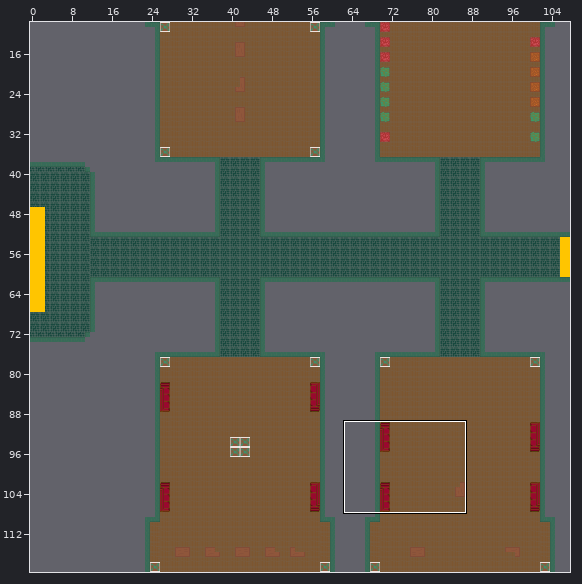
Tiled map (JSON): public/assets/tilemaps/mercado.json. Above, an overview of the earlier version with the close-up marked.
Close-up. Before the edit:
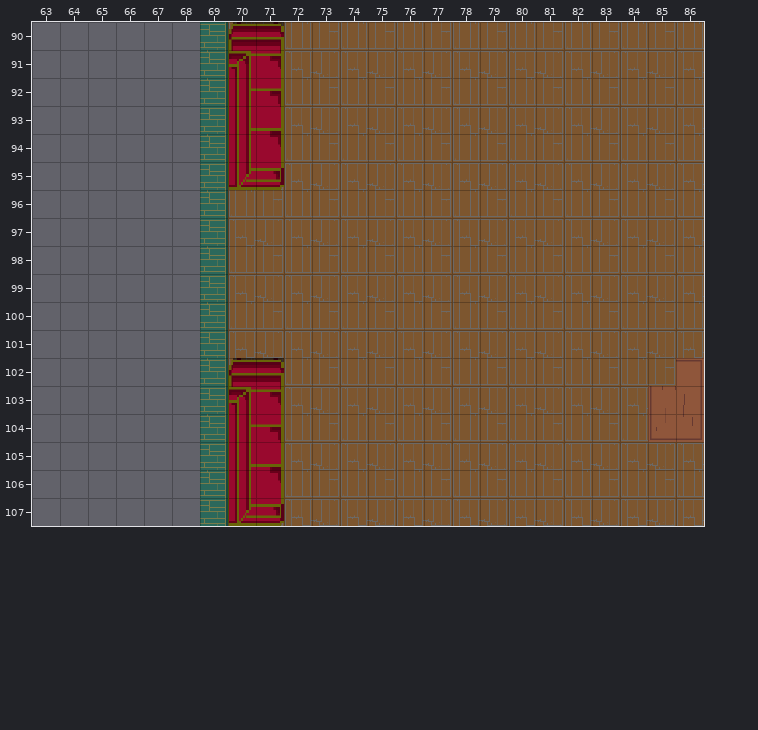
Cells are 32x32 px. Shown: x 63..86, y 90..107. The commit also changed other parts of the map, which this record leaves out. Tiles whose own drawing changed are shown in their newer look in all pictures.
And afterwards:
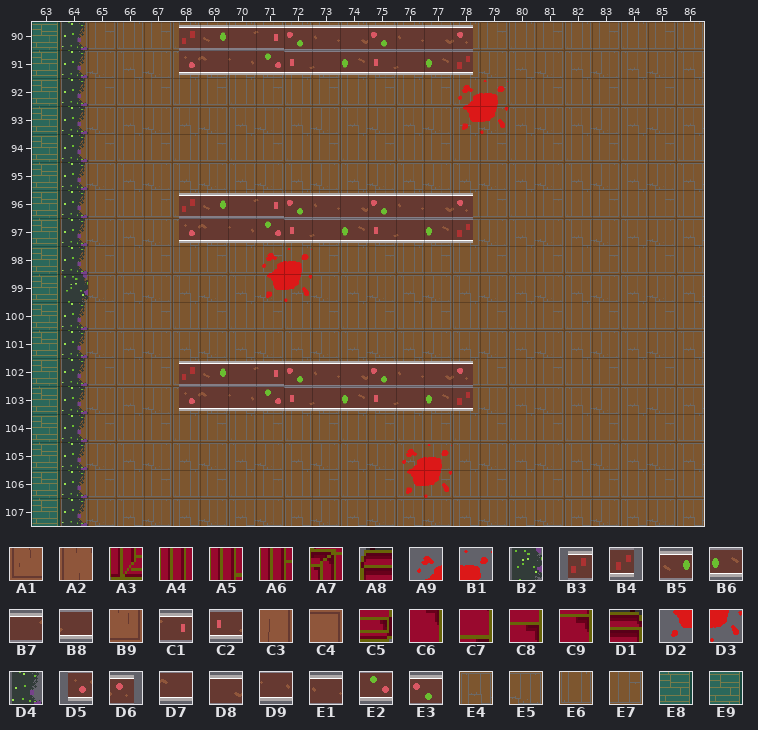
Key: from "deco": A1 6 turned 270, A2 7 turned 270, A3 9 turned 270, A4 10 turned 270, A5 11 turned 270, A6 12 turned 270, A7 13 turned 270, A8 14 turned 270, A9 24, B1 25, B2 30, B3 52, B4 52 turned 180, B5 53, B6 53 turned 180, B7 54, B8 54 turned 180, B9 54 turned 270, C1 55, C2 55 turned 180, C3 55 turned 270, C4 56 turned 270, C5 57 turned 270, C6 58 turned 270, C7 59 turned 270, C8 60 turned 270, C9 61 turned 270, D1 62 turned 270, D2 102, D3 103, D4 108, D5 130, D6 130 turned 180, D7 131, D8 131 turned 180, D9 132, E1 132 turned 180, E2 133, E3 133 turned 180; from "floor": E4 8, E5 9, E6 20, E7 21; from "wall": E8 7, E9 11.
__ is an empty cell.
Tiles replaced or removed in this view: A1, A2, A3, A4, A5, A6, A7, A8, B9, C3, C4, C5, C6, C7, C8, C9, D1, E8, E9.
Difference:
Changed rows in their new state; .. is an unchanged cell.
Layer "floor":
first column x 64:
 90 E6 E7 E6 E7 E6 E7
 91 E4 E5 E4 E5 E4 E5
 92 E6 E7 E6 E7 E6 E7
 93 E4 E5 E4 E5 E4 E5
 94 E6 E7 E6 E7 E6 E7
 95 E4 E5 E4 E5 E4 E5
 96 E6 E7 E6 E7 E6 E7
 97 E4 E5 E4 E5 E4 E5
 98 E6 E7 E6 E7 E6 E7
 99 E4 E5 E4 E5 E4 E5
100 E6 E7 E6 E7 E6 E7
101 E4 E5 E4 E5 E4 E5
102 E6 E7 E6 E7 E6 E7
103 E4 E5 E4 E5 E4 E5
104 E6 E7 E6 E7 E6 E7
105 E4 E5 E4 E5 E4 E5
106 E6 E7 E6 E7 E6 E7
107 E4 E5 E4 E5 E4 E5
Layer "deco":
first column x 64:
 90 D4 .. .. .. B3 B5 B7 C1 E3 E1 D8 E3 E1 D8 D6 .. .. .. .. .. .. .. ..
 91 D4 .. .. .. D5 D7 D9 E2 C2 B8 B6 C2 B8 B6 B4 .. .. .. .. .. .. .. ..
 92 D4 .. .. .. .. .. __ __ .. .. .. .. .. .. A9 B1 .. .. .. .. .. .. ..
 93 D4 .. .. .. .. .. __ __ .. .. .. .. .. .. D2 D3 .. .. .. .. .. .. ..
 94 D4 .. .. .. .. .. __ __ .. .. .. .. .. .. .. .. .. .. .. .. .. .. ..
 95 D4 .. .. .. .. .. __ __ .. .. .. .. .. .. .. .. .. .. .. .. .. .. ..
 96 D4 .. .. .. B3 B5 B7 C1 E3 E1 D8 E3 E1 D8 D6 .. .. .. .. .. .. .. ..
 97 D4 .. .. .. D5 D7 D9 E2 C2 B8 B6 C2 B8 B6 B4 .. .. .. .. .. .. .. ..
 98 D4 .. .. .. .. .. .. A9 B1 .. .. .. .. .. .. .. .. .. .. .. .. .. ..
 99 B2 .. .. .. .. .. .. D2 D3 .. .. .. .. .. .. .. .. .. .. .. .. .. ..
100 D4 .. .. .. .. .. .. .. .. .. .. .. .. .. .. .. .. .. .. .. .. .. ..
101 D4 .. .. .. .. .. .. .. .. .. .. .. .. .. .. .. .. .. .. .. .. .. ..
102 D4 .. .. .. B3 B5 B7 C1 E3 E1 D8 E3 E1 D8 D6 .. .. .. .. .. .. .. __
103 D4 .. .. .. D5 D7 D9 E2 C2 B8 B6 C2 B8 B6 B4 .. .. .. .. .. .. __ __
104 D4 .. .. .. .. .. __ __ .. .. .. .. .. .. .. .. .. .. .. .. .. __ __
105 D4 .. .. .. .. .. __ __ .. .. .. .. A9 B1 .. .. .. .. .. .. .. .. ..
106 D4 .. .. .. .. .. __ __ .. .. .. .. D2 D3 .. .. .. .. .. .. .. .. ..
107 D4 .. .. .. .. .. __ __ .. .. .. .. .. .. .. .. .. .. .. .. .. .. ..
Layer "wall":
first column x 63:
 90 E9 .. .. .. .. .. __
 91 E8 .. .. .. .. .. __
 92 E9 .. .. .. .. .. __
 93 E8 .. .. .. .. .. __
 94 E9 .. .. .. .. .. __
 95 E8 .. .. .. .. .. __
 96 E9 .. .. .. .. .. __
 97 E8 .. .. .. .. .. __
 98 E9 .. .. .. .. .. __
 99 E8 .. .. .. .. .. __
100 E9 .. .. .. .. .. __
101 E8 .. .. .. .. .. __
102 E9 .. .. .. .. .. __
103 E8 .. .. .. .. .. __
104 E9 .. .. .. .. .. __
105 E8 .. .. .. .. .. __
106 E9 .. .. .. .. .. __
107 E8 .. .. .. .. .. __
Pixel boxes of the changes (left, top, right, bottom) in both close-ups:
changed: (32, 22, 508, 526)
removed: (648, 358, 704, 442)
